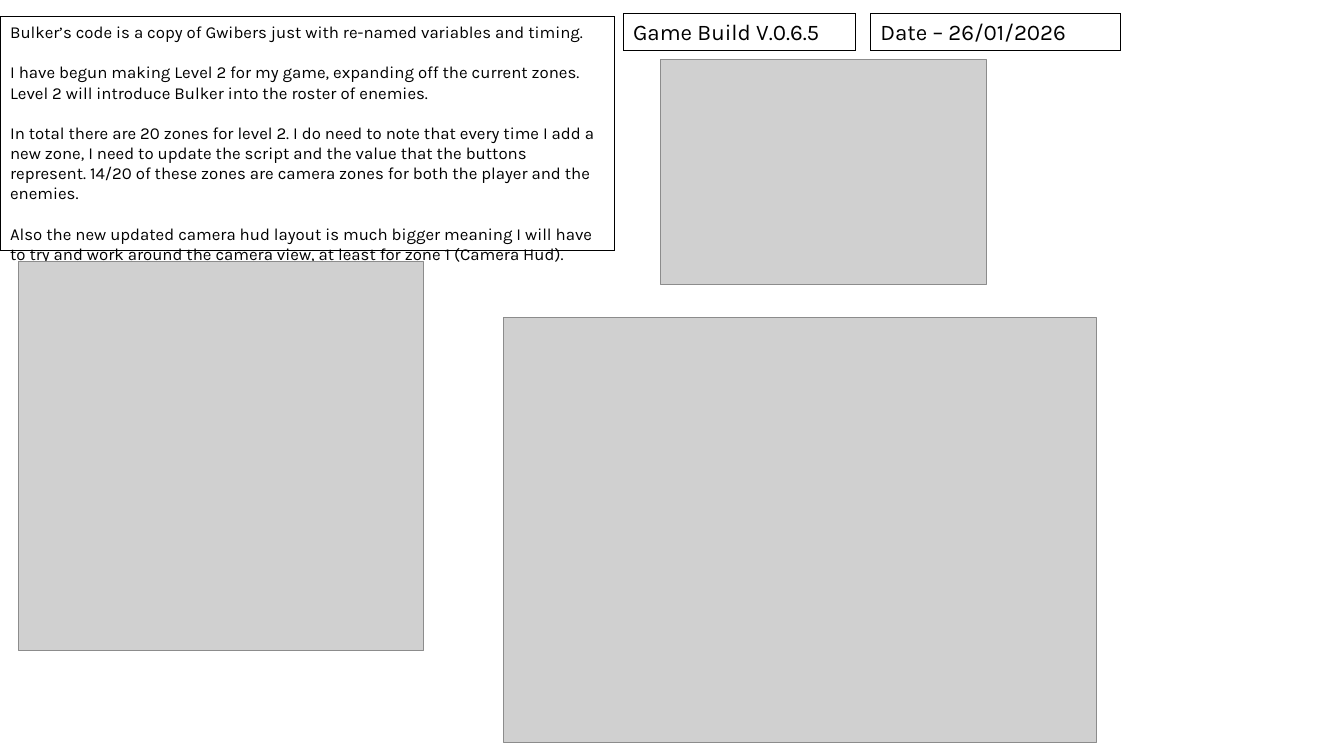
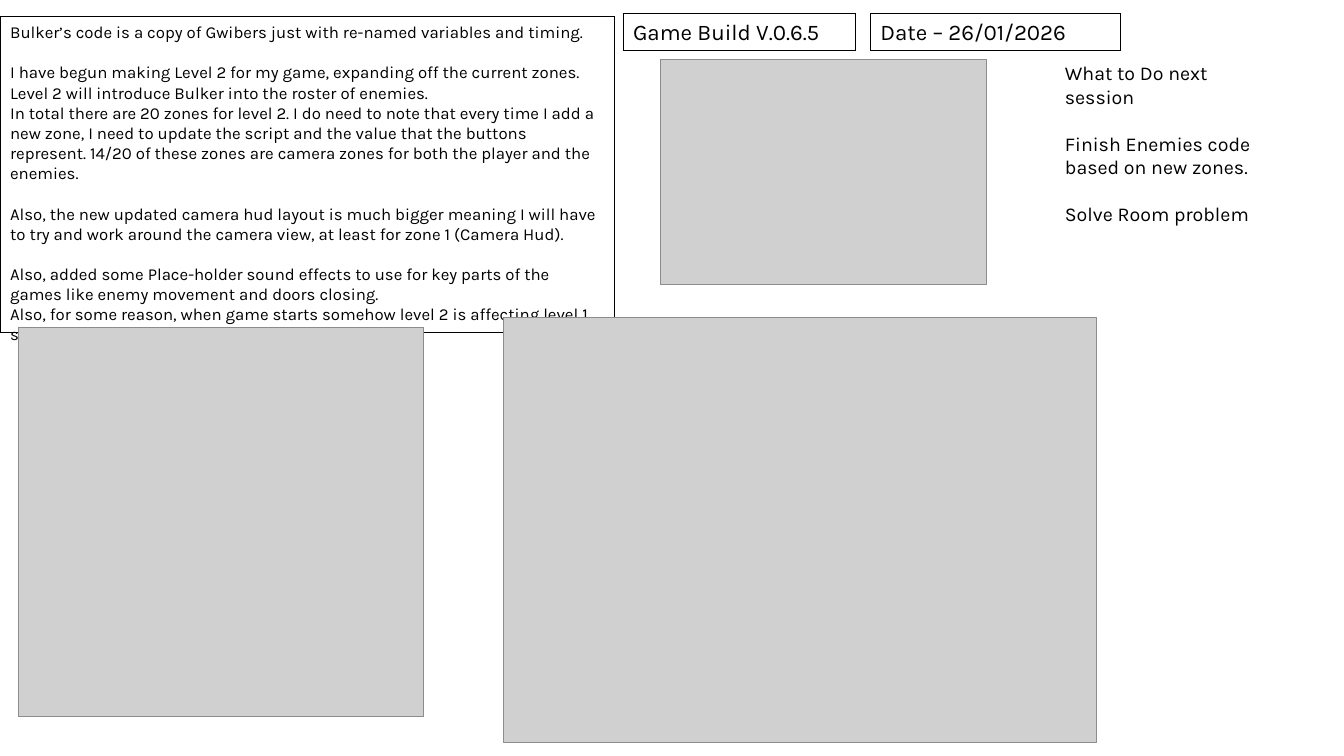
Before and after one commit to QuotedTrain5221/Critical-Failure-3, a slide deck: slide 19 of Logs/Development Log and Alpha Testing.pptx. Drawn at 1344x756 pixels with LibreOffice and Linux fonts; fonts in the diff are those of the drawing; grey boxes stand for pictures. Boxes give left, top, right and bottom in pixels: in the first picture for what was removed or moved away, otherwise in the second. Text is boxed around its words. In the diff, an @@ line names an element or a change of style, - is before the commit and + after.

```diff
--- a/Logs/Development Log and Alpha Testing.pptx
+++ b/Logs/Development Log and Alpha Testing.pptx
@@ rectangle "Bulker’s code is a copy ...": place and size @@
-rectangle "Bulker’s code is a copy ..." at bbox=[0, 17, 615, 251]
+rectangle "Bulker’s code is a copy ..." at bbox=[0, 17, 615, 333]
@@ text added at bbox=[1065, 66, 1251, 175], 14 pt, text #000000 @@
+What to Do next session
+Finish Enemies code based on new zones.
+Solve Room problem
@@ text in rectangle at bbox=[10, 208, 595, 346]: text changed @@
-Also the new updated camera hud layout is much bigger meaning I will have to try and work around the camera view, at least for zone 1 (Camera Hud).
+Also, the new updated camera hud layout is much bigger meaning I will have to try and work around the camera view, at least for zone 1 (Camera Hud).
+Also, added some Place-holder sound effects to use for key parts of the games like enemy movement and doors closing.
+Also, for some reason, when game starts somehow level 2 is affecting level 1 so all I get is a dark screen when I click start.
@@ picture: place and size @@
-picture at bbox=[19, 261, 423, 650]
+picture at bbox=[19, 328, 423, 717]
```
Also in this commit, not shown: 25 other files.
